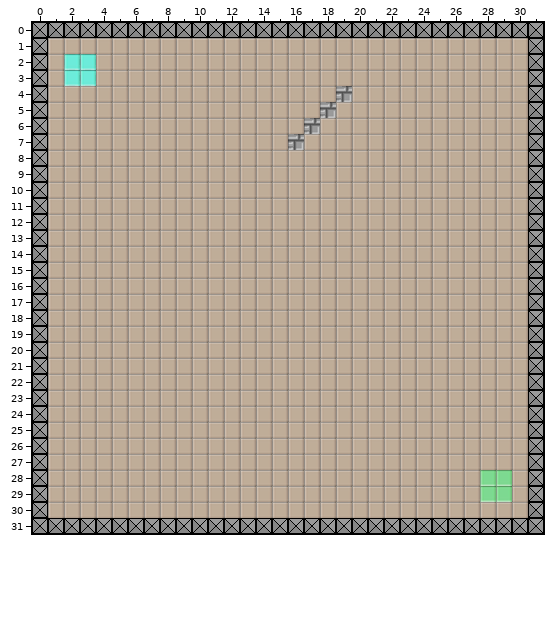
Tiled map (JSON), stored at gamex/assets/levels/test5.json. The first picture shows the starting point.
Cells are 16x16 px. Shown: x 0..31, y 0..31.
After the commit:
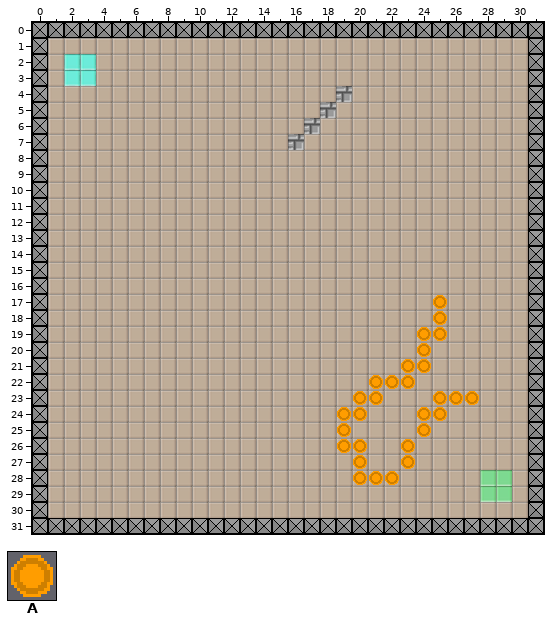
Key: from "tileset": A 6 "coin_single".
_ is an empty cell.
Tiles of an added or newly shown layer are drawn over the layers below it.
From the commit log: Added coin counter
Difference:
{"where": "layer \"Tile Layer 2\" (added)"}
{"y":17,"x":25,"old":"_","new":"A"}
{"y":18,"x":25,"old":"_","new":"A"}
{"y":19,"x":24,"old":"__","new":"AA"}
{"y":20,"x":24,"old":"_","new":"A"}
{"y":21,"x":23,"old":"__","new":"AA"}
{"y":22,"x":21,"old":"___","new":"AAA"}
{"y":23,"x":20,"old":"__","new":"AA"}
{"y":23,"x":25,"old":"___","new":"AAA"}
{"y":24,"x":19,"old":"__","new":"AA"}
{"y":24,"x":24,"old":"__","new":"AA"}
{"y":25,"x":19,"old":"_","new":"A"}
{"y":25,"x":24,"old":"_","new":"A"}
{"y":26,"x":19,"old":"__","new":"AA"}
{"y":26,"x":23,"old":"_","new":"A"}
{"y":27,"x":20,"old":"_","new":"A"}
{"y":27,"x":23,"old":"_","new":"A"}
{"y":28,"x":20,"old":"___","new":"AAA"}
{"label":"added","picture_box":[337,295,479,485]}
